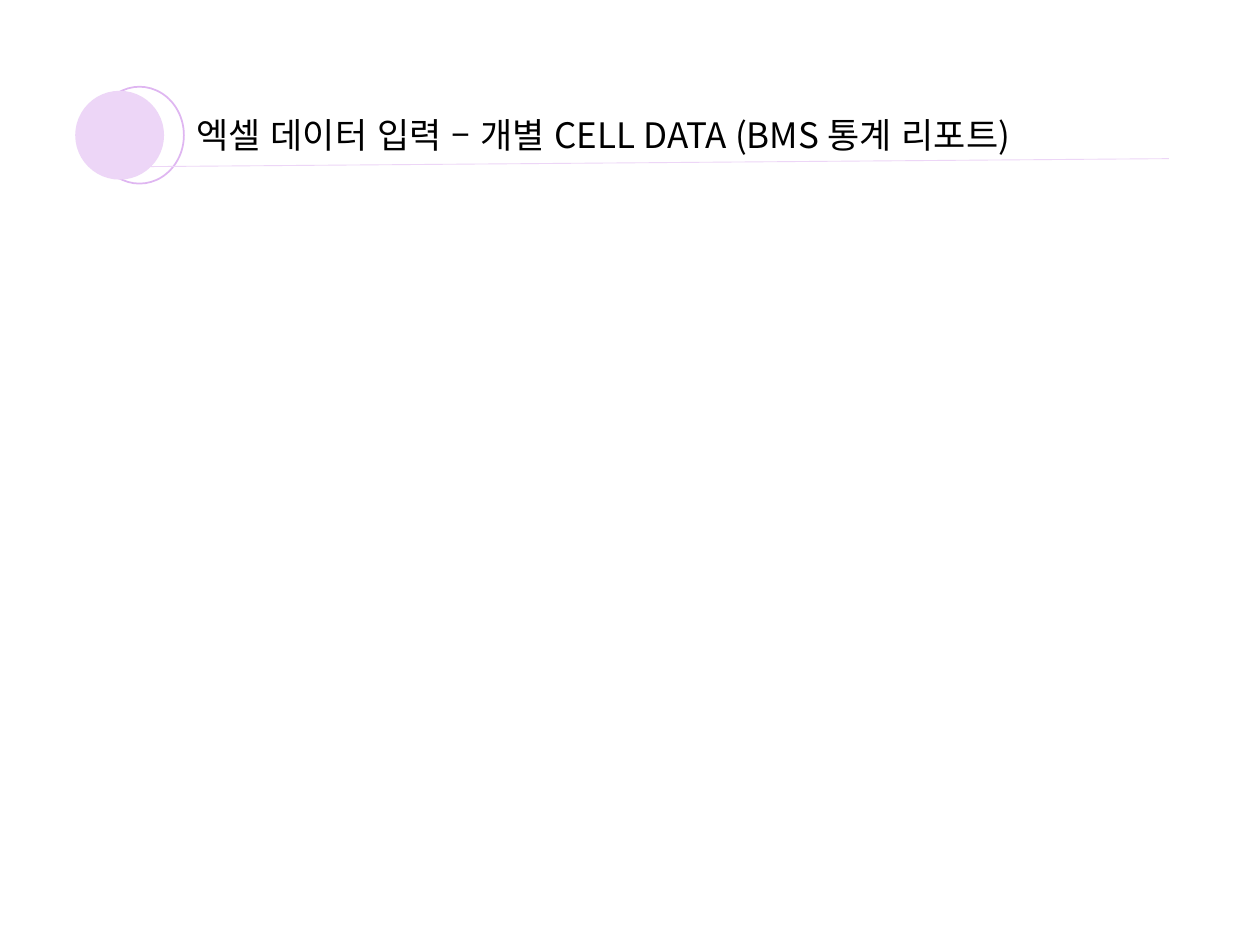
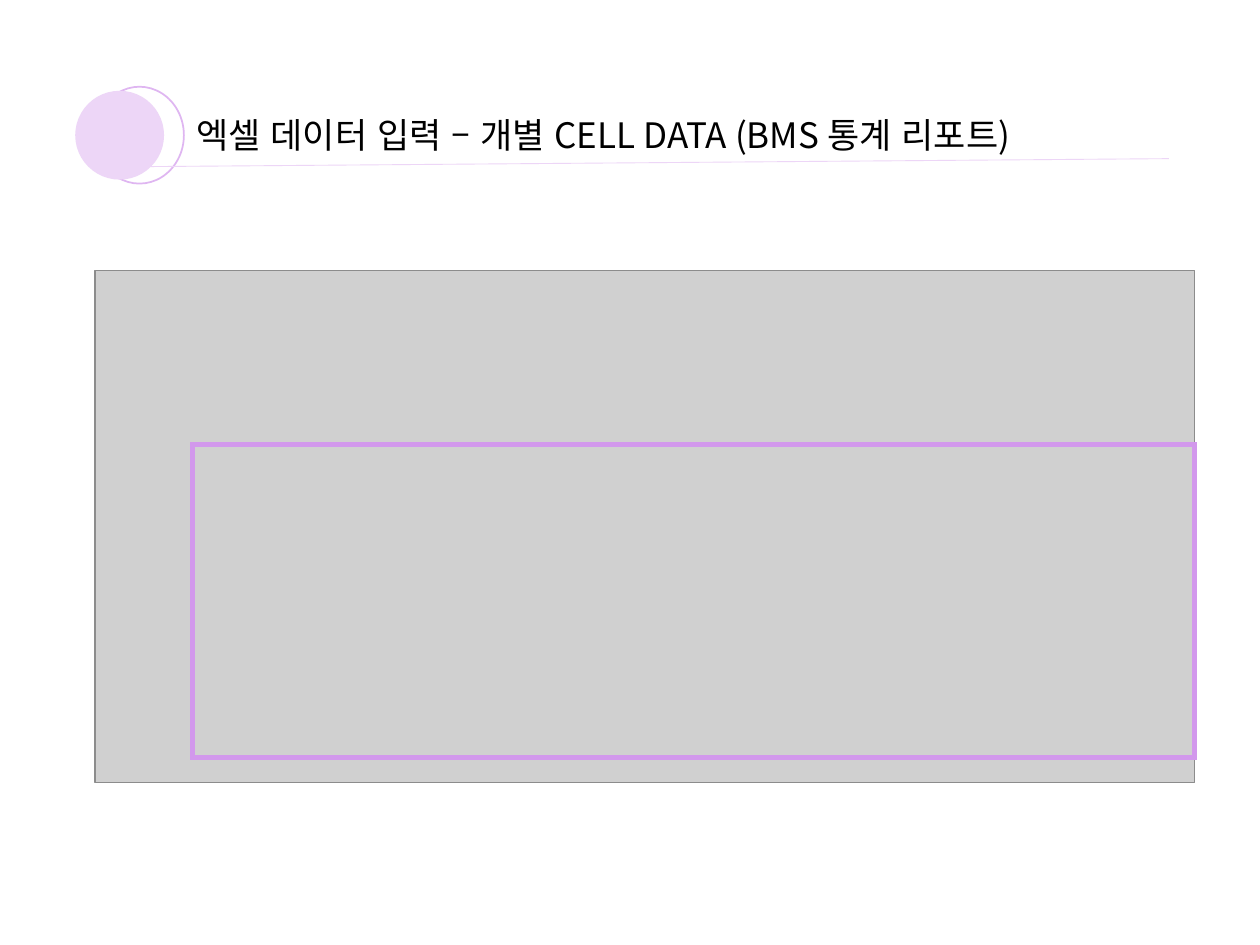
Before and after one commit to yoosooop/INTERN_log, a slide deck: slide 39 of bms 엑셀 파일 생성.pptx (slide 37 before the commit). Drawn at 1260x945 pixels with LibreOffice and Linux fonts; fonts in the diff are those of the drawing; grey boxes stand for pictures. Boxes give left, top, right and bottom in pixels: in the first picture for what was removed or moved away, otherwise in the second. Text is boxed around its words. In the diff, an @@ line names an element or a change of style, - is before the commit and + after.

```diff
--- a/bms 엑셀 파일 생성.pptx
+++ b/bms 엑셀 파일 생성.pptx
@@ picture added at (94,271,1194,782) @@
@@ rectangle added at (193,445,1196,757), outline #D298EC 3 pt @@
```
Also in this commit, not shown: 1 other slide changed, 3 slides added, 4 slides removed, 1 other file.
